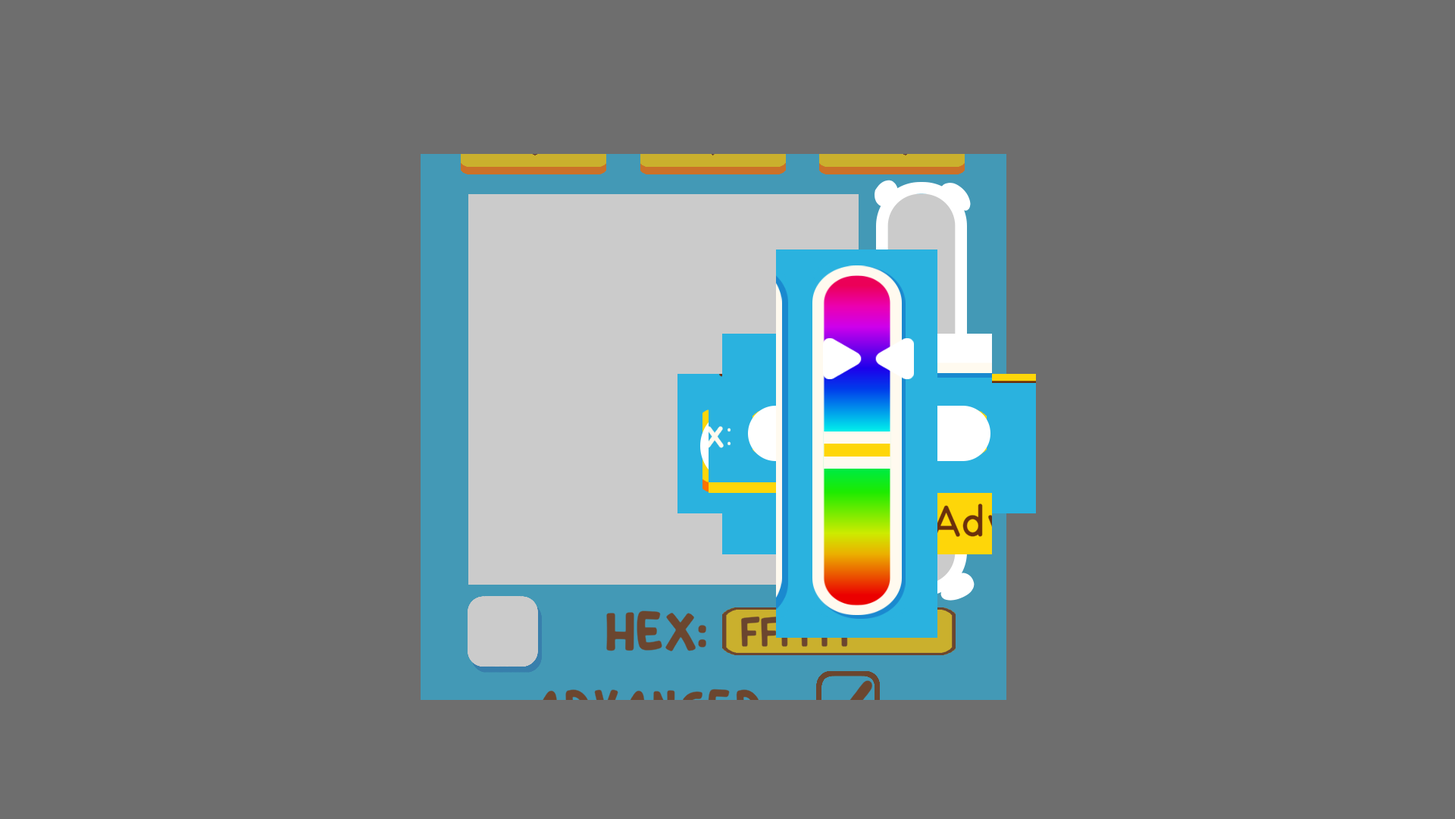
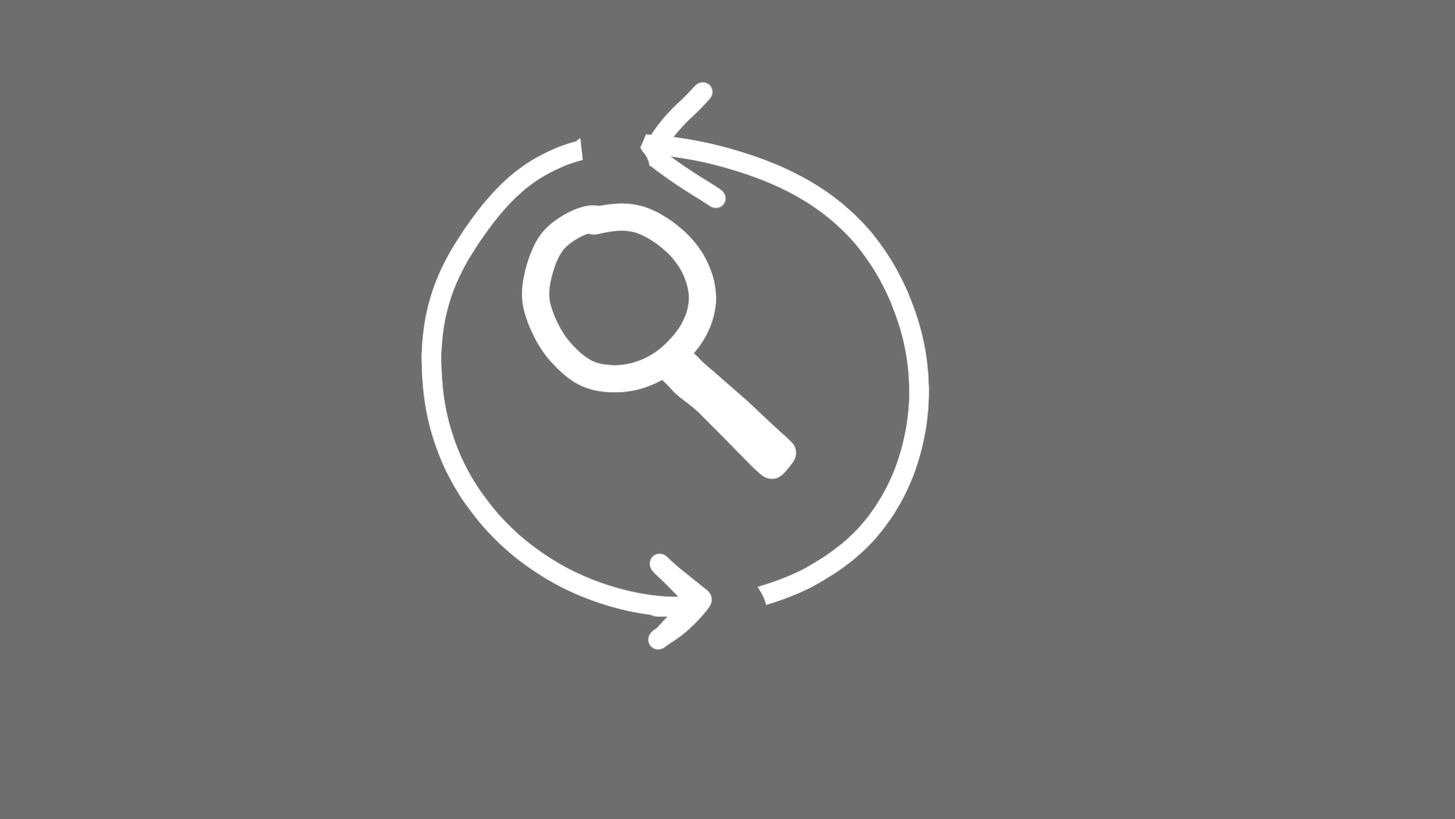
Comparing the layer stacks of the two 1455 × 819 images. Changes:
added group "cameraButtons" with 7 layers above "profile" over left=420, top=81, right=931, bottom=651
added layer "Layer 30 copy 3" in group "cameraButtons" over left=420, top=81, right=931, bottom=651
hid group "color" (18 layers) over left=420, top=153, right=1037, bottom=700
